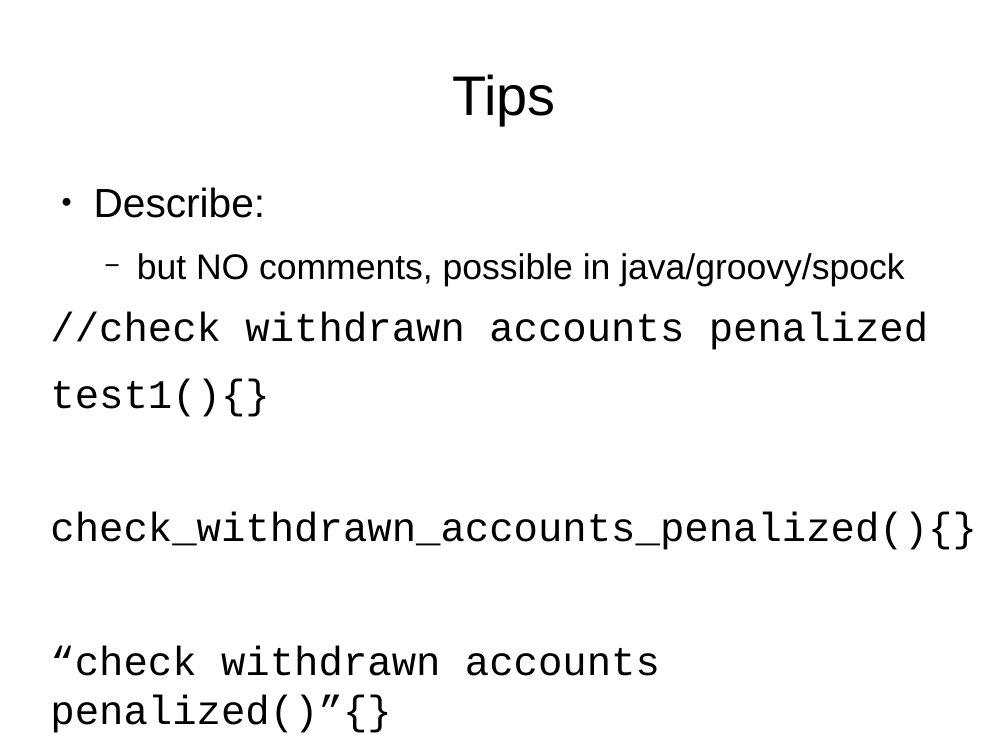
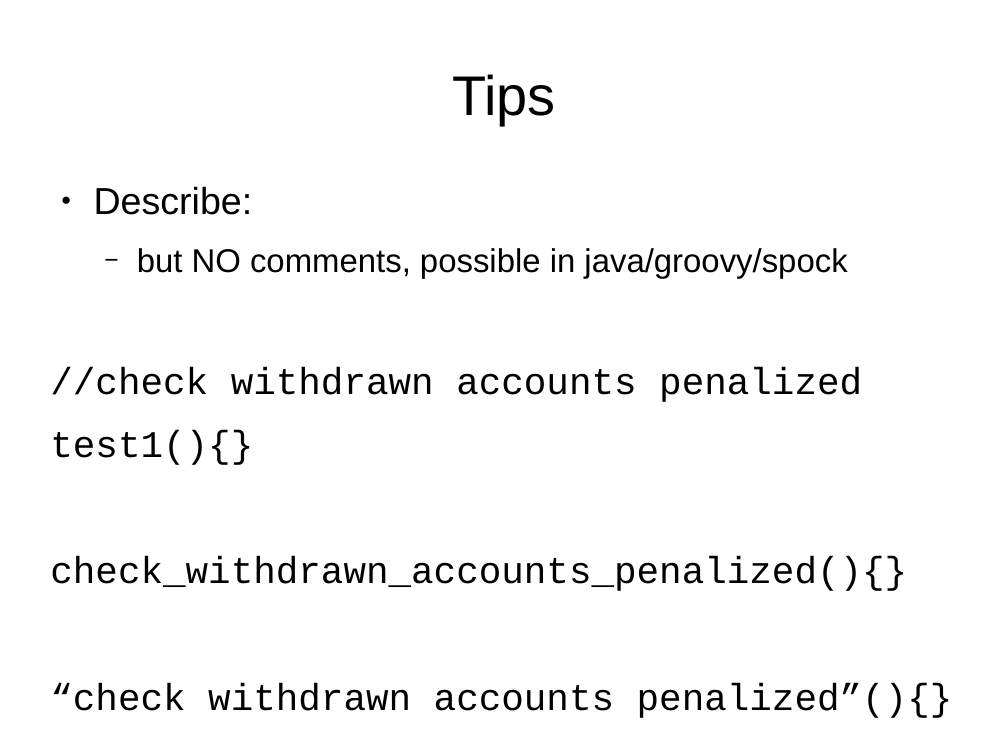
Before and after one commit to wesamhaboush/unittesting-techniques, a slide deck: slide 22 of pres.odp. Drawn at 1008x756 pixels with LibreOffice and Linux fonts; fonts in the diff are those of the drawing. Boxes give left, top, right and bottom in pixels: in the first picture for what was removed or moved away, otherwise in the second. Text is boxed around its words. In the diff, an @@ line names an element or a change of style, - is before the commit and + after.

Commit message:
updated fonts of presentation

```diff
--- a/pres.odp
+++ b/pres.odp
@@ text at (x1=50, y1=186, x2=907, y2=591): size 32 to 29.6 pt in "Describe:", "//check withdrawn accounts penalized", "test1(){}", "check_withdrawn_accounts_penalized(){}"; size 28 to 25.9 pt in "but NO comments, possible in java/groovy/spock" @@
@@ text at (x1=50, y1=683, x2=953, y2=718): text changed; size 32 to 29.6 pt @@
-“check withdrawn accounts penalized()”{}
+“check withdrawn accounts penalized”(){}
```
Also in this commit, not shown: 9 other slides changed.
